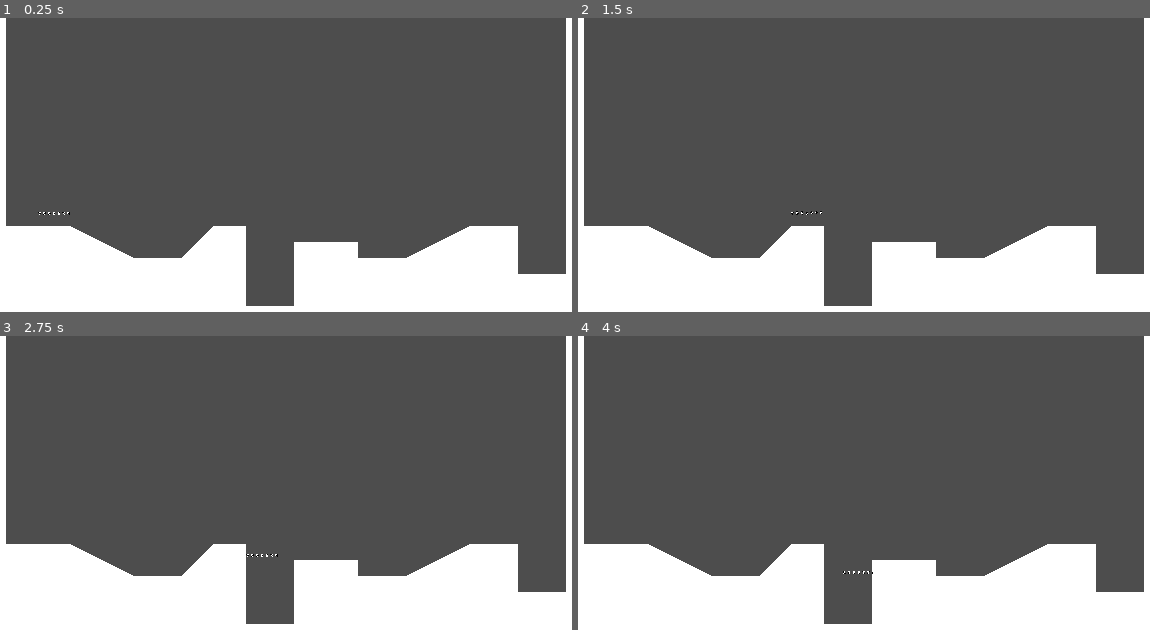
Above: before the commit, frames 1-4 (two rows, left to right).
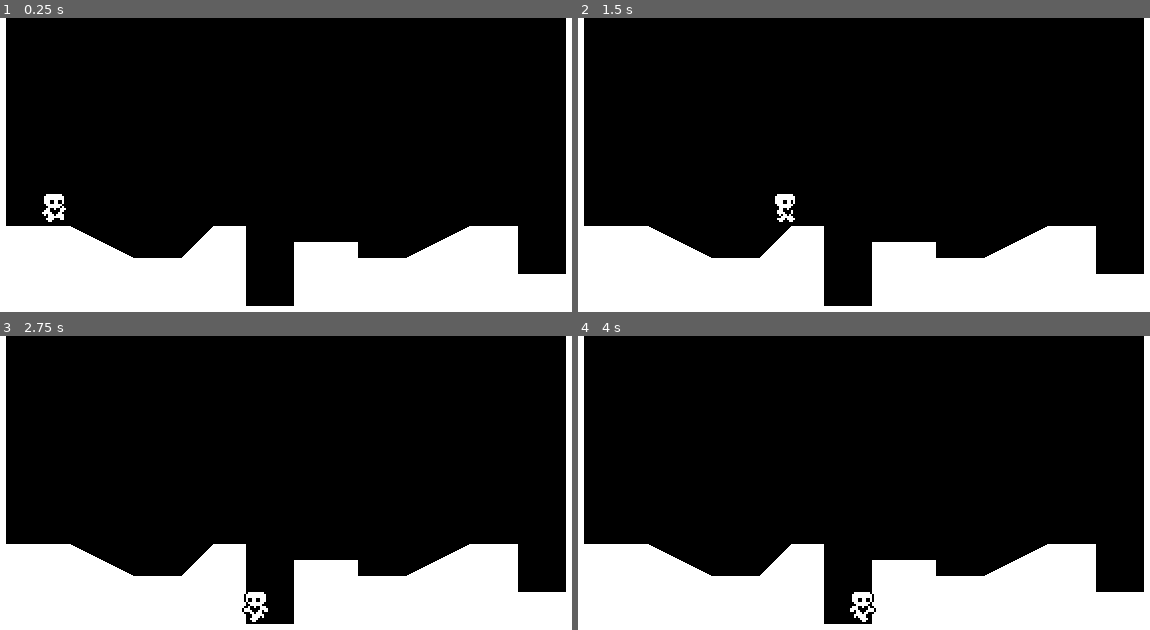
Above: after the commit, the same moments.

Repository: coyee1/HeartPlatformer
Game: Godot game, scene res://world.tscn
The game is run twice, just before and just after one commit, with the same random seed, the same clock (stepped at 60 frames per second) and the same inputs.
Inputs:
- Up to frame 1 (0.25 s): no input
- Up to frame 2 (1.5 s): tap Enter (ui_accept) at 0.5, 0.6, 0.77, 1.07, 1.35 s; hold Right (ui_right) from 0.53 s (still down)
- Up to frame 3 (2.75 s): tap Enter (ui_accept) at 1.52, 1.82, 2.1 s; release Right (ui_right) at 2.03 s; hold Left (ui_left) from 2.03 s (still down)
- Up to frame 4 (4 s): release Left (ui_left) at 2.78 s; hold Right (ui_right) from 2.78 s (still down); tap Enter (ui_accept) at 2.85, 3.02, 3.32, 3.6, 3.77 s

The runs differ from the first frame. In frame 1, 77% of the frame differs, in the area x 1-99%, y 0-98%; in frame 2, 77%; in frame 3, 77%; in frame 4, 77%.

Commit message:
Heartplatformer progress check 1 completed

Diff:
--- a/player.gd
+++ b/player.gd
@@ -6,6 +6,7 @@
 const JUMP_VELOCITY = -300.0
 # Get the gravity from the project settings to be synced with RigidBody nodes.
 var gravity = ProjectSettings.get_setting("physics/2d/default_gravity")
+@onready var animated_sprite_2d = $AnimatedSprite2D
 
 func _physics_process(delta):
 	apply_gravity(delta)
@@ -13,6 +14,7 @@
 	var input_axis = Input.get_axis("ui_left", "ui_right")
 	handle_acceleration(input_axis, delta)
 	apply_friction(input_axis, delta)
+	update_animations(input_axis)
 	move_and_slide()
 
 func apply_gravity(delta):
@@ -21,10 +23,10 @@
 
 func handle_jump():
 	if is_on_floor():
-		if Input.is_action_just_pressed("ui_accept"):
+		if Input.is_action_just_pressed("ui_up"):
 			velocity.y = JUMP_VELOCITY
 	else:
-		if Input.is_action_just_released("ui_accept") and velocity.y < JUMP_VELOCITY / 2:
+		if Input.is_action_just_released("ui_up") and velocity.y < JUMP_VELOCITY / 2:
 			velocity.y = JUMP_VELOCITY / 2
 
 func handle_acceleration(input_axis, delta):
@@ -34,3 +36,14 @@
 func apply_friction(input_axis, delta):
 	if input_axis == 0:
 		velocity.x = move_toward(velocity.x, 0, FRICTION * delta)
+
+
+func update_animations(input_axis):
+	if input_axis != 0:
+		animated_sprite_2d.flip_h = (input_axis < 0)
+		animated_sprite_2d.play("run")
+	else:
+		animated_sprite_2d.play("idle")
+
+	if not is_on_floor():
+		animated_sprite_2d.play("jump")
--- a/player.tscn
+++ b/player.tscn
@@ -1,22 +1,97 @@
-[gd_scene load_steps=4 format=3 uid="uid://ud2og8gwieb7"]
+[gd_scene load_steps=13 format=3 uid="uid://ud2og8gwieb7"]
 
 [ext_resource type="Script" path="res://player.gd" id="1_5dttn"]
 [ext_resource type="Texture2D" uid="uid://dgdqu3p6g6xbj" path="res://player.png" id="2_ayegv"]
 
+[sub_resource type="AtlasTexture" id="AtlasTexture_vpepi"]
+atlas = ExtResource("2_ayegv")
+region = Rect2(0, 0, 24, 20)
+
+[sub_resource type="AtlasTexture" id="AtlasTexture_p54bq"]
+atlas = ExtResource("2_ayegv")
+region = Rect2(144, 0, 24, 20)
+
+[sub_resource type="AtlasTexture" id="AtlasTexture_nepne"]
+atlas = ExtResource("2_ayegv")
+region = Rect2(24, 0, 24, 20)
+
+[sub_resource type="AtlasTexture" id="AtlasTexture_5u20x"]
+atlas = ExtResource("2_ayegv")
+region = Rect2(48, 0, 24, 20)
+
+[sub_resource type="AtlasTexture" id="AtlasTexture_omjyq"]
+atlas = ExtResource("2_ayegv")
+region = Rect2(72, 0, 24, 20)
+
+[sub_resource type="AtlasTexture" id="AtlasTexture_5cwrb"]
+atlas = ExtResource("2_ayegv")
+region = Rect2(96, 0, 24, 20)
+
+[sub_resource type="AtlasTexture" id="AtlasTexture_ia5m3"]
+atlas = ExtResource("2_ayegv")
+region = Rect2(120, 0, 24, 20)
+
+[sub_resource type="AtlasTexture" id="AtlasTexture_psduv"]
+atlas = ExtResource("2_ayegv")
+region = Rect2(0, 0, 24, 20)
+
+[sub_resource type="SpriteFrames" id="SpriteFrames_80cql"]
+animations = [{
+"frames": [{
+"duration": 1.0,
+"texture": SubResource("AtlasTexture_vpepi")
+}],
+"loop": true,
+"name": &"idle",
+"speed": 5.0
+}, {
+"frames": [{
+"duration": 1.0,
+"texture": SubResource("AtlasTexture_p54bq")
+}],
+"loop": true,
+"name": &"jump",
+"speed": 5.0
+}, {
+"frames": [{
+"duration": 1.0,
+"texture": SubResource("AtlasTexture_nepne")
+}, {
+"duration": 1.0,
+"texture": SubResource("AtlasTexture_5u20x")
+}, {
+"duration": 1.0,
+"texture": SubResource("AtlasTexture_omjyq")
+}, {
+"duration": 1.0,
+"texture": SubResource("AtlasTexture_5cwrb")
+}, {
+"duration": 1.0,
+"texture": SubResource("AtlasTexture_ia5m3")
+}, {
+"duration": 1.0,
+"texture": SubResource("AtlasTexture_psduv")
+}],
+"loop": true,
+"name": &"run",
+"speed": 10.0
+}]
+
 [sub_resource type="RectangleShape2D" id="RectangleShape2D_2241j"]
-size = Vector2(26, 26)
+size = Vector2(20, 30)
 
 [node name="Player" type="CharacterBody2D"]
 floor_constant_speed = true
 floor_snap_length = 2.0
 script = ExtResource("1_5dttn")
 
+[node name="AnimatedSprite2D" type="AnimatedSprite2D" parent="."]
+position = Vector2(0, -10)
+sprite_frames = SubResource("SpriteFrames_80cql")
+animation = &"idle"
+frame_progress = 0.505098
+
 [node name="CollisionShape2D" type="CollisionShape2D" parent="."]
-position = Vector2(2.08165e-12, 2.08165e-12)
+position = Vector2(0, -7.5)
 scale = Vector2(0.5, 0.5)
 shape = SubResource("RectangleShape2D_2241j")
-
-[node name="Sprite2D" type="Sprite2D" parent="."]
-position = Vector2(2.08165e-12, 2.08165e-12)
-scale = Vector2(0.1, 0.1)
-texture = ExtResource("2_ayegv")
--- a/world.gd
+++ b/world.gd
@@ -4,4 +4,5 @@
 @onready var polygon_2d = $StaticBody2D/CollisionPolygon2D/Polygon2D
 
 func _ready():
+	RenderingServer.set_default_clear_color(Color.BLACK)
 	polygon_2d.polygon = collision_polygon_2d.polygon
